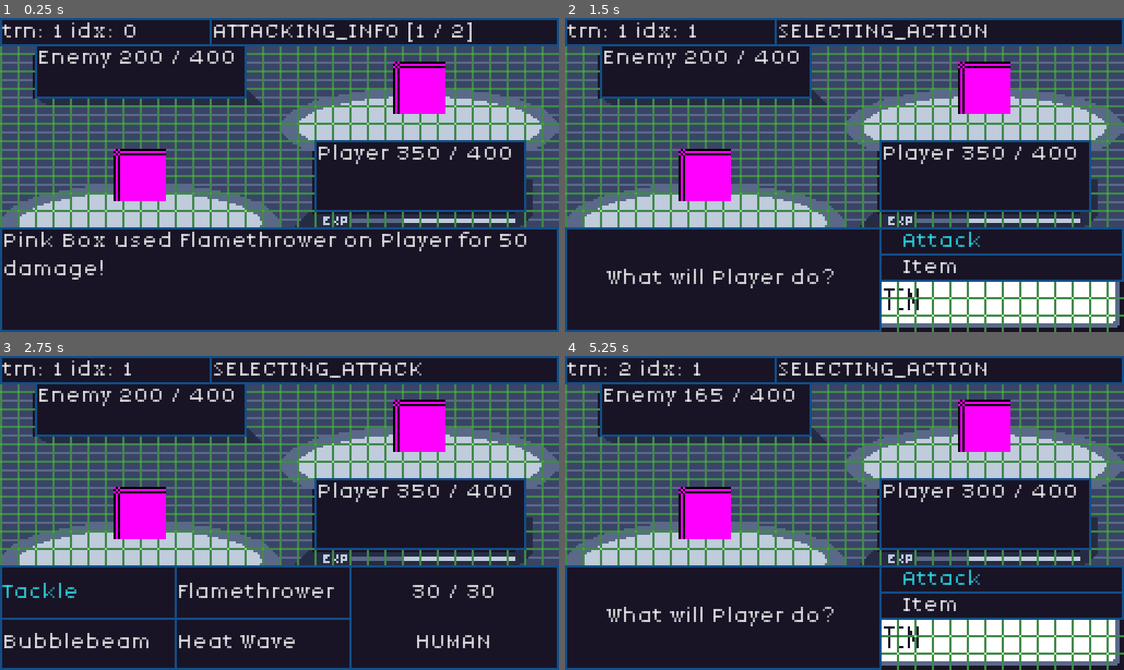
Above: before the commit, frames 1-4 (two rows, left to right).
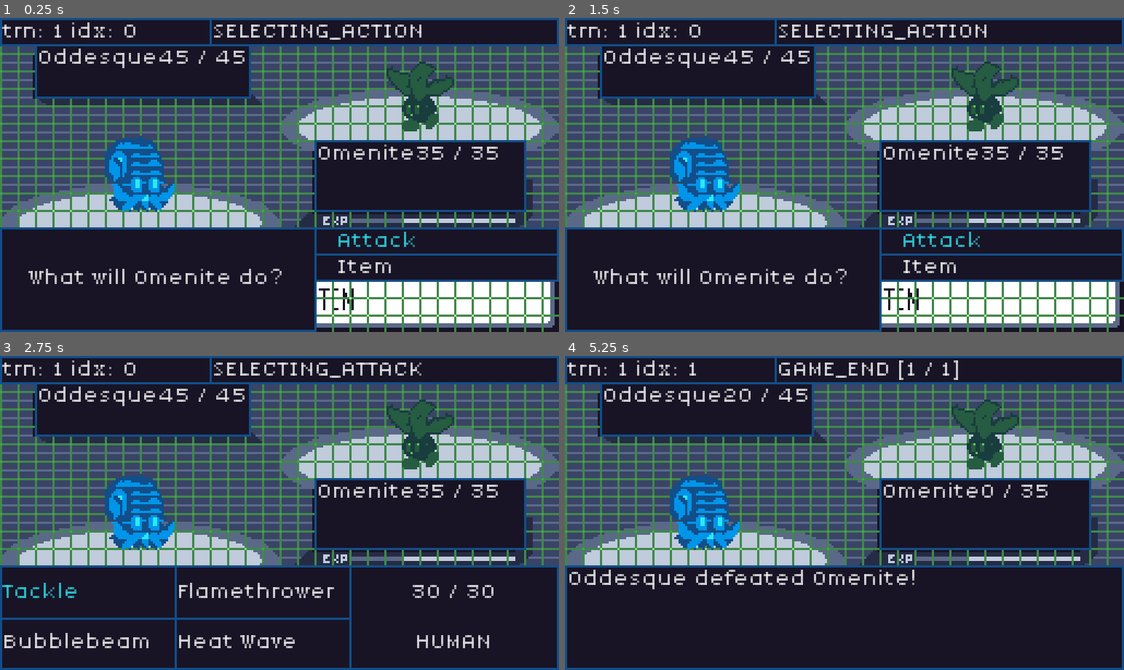
Above: after the commit, the same moments.

Repository: JakeTaussig/rpg-rougelike
Game: Godot game, scene res://scenes/battle.tscn
Same seed, same stepped clock (60 frames per second), same inputs: the game is played once before the commit and once after it.
Inputs (mouse positions are in pixels of both pictures, inside the frame that each line leads up to):
- Up to frame 1 (0.25 s): no input
- Up to frame 2 (1.5 s): click (844, 278) at 0.5 s, where only the run before the commit has a clickable "Continue"; click (844, 278) at 1.25 s, where only the run before the commit has a clickable "Continue"
- Up to frame 3 (2.75 s): click "Attack" at 2 s
- Up to frame 4 (5.25 s): click "Tackle" at 2.75 s; click "Continue" at 3.5 s; tap Enter at 4.25 s; move the mouse to (967, 497) at 4.27 s; tap Space at 5 s; move the mouse to (732, 528) at 5.02 s

The runs differ from the first frame. In frame 1, 16% of the frame differs, in the area x 0-100%, y 1-100%; in frame 2, 6.6%; in frame 3, 5.8%; in frame 4, 16%.

Commit message:
First pass: add support for unique monster types

Diff:
--- /dev/null
+++ b/assets/monsters/oddesque.tres
@@ -0,0 +1,19 @@
+[gd_resource type="Resource" script_class="Monster" load_steps=3 format=3 uid="uid://fyqnvw1yr5pb"]
+
+[ext_resource type="Script" uid="uid://cyqywjpbta4p8" path="res://scripts/monster.gd" id="1_iv4k7"]
+[ext_resource type="Texture2D" uid="uid://cqah3pvvxjf3e" path="res://assets/sprites/characters/oddesque.png" id="2_iv4k7"]
+
+[resource]
+script = ExtResource("1_iv4k7")
+character_name = "Oddesque"
+texture = ExtResource("2_iv4k7")
+max_hp = 45
+hp = 45
+atk = 50
+sp_atk = 75
+def = 55
+sp_def = 65
+speed = 30
+luck = 10
+type = 3
+metadata/_custom_type_script = "uid://cyqywjpbta4p8"
--- /dev/null
+++ b/assets/monsters/omenite.tres
@@ -0,0 +1,19 @@
+[gd_resource type="Resource" script_class="Monster" load_steps=3 format=3 uid="uid://ydoyf2k0u5xb"]
+
+[ext_resource type="Script" uid="uid://cyqywjpbta4p8" path="res://scripts/monster.gd" id="1_d47lb"]
+[ext_resource type="Texture2D" uid="uid://ccw3gkgcfoqh0" path="res://assets/sprites/characters/omenite.png" id="2_d47lb"]
+
+[resource]
+script = ExtResource("1_d47lb")
+character_name = "Omenite"
+texture = ExtResource("2_d47lb")
+max_hp = 35
+hp = 35
+atk = 40
+sp_atk = 90
+def = 100
+sp_def = 55
+speed = 35
+luck = 10
+type = 2
+metadata/_custom_type_script = "uid://cyqywjpbta4p8"
--- a/assets/themes/main.tres
+++ b/assets/themes/main.tres
@@ -23,6 +23,8 @@
 DisabledButton/colors/font_focus_color = Color(0.635294, 0.14902, 0.2, 1)
 DisabledButton/colors/font_hover_color = Color(0.635294, 0.14902, 0.2, 1)
 DisabledButton/colors/font_pressed_color = Color(0.635294, 0.14902, 0.2, 1)
+GrayTextLabel/base_type = &"NoBorderLabel"
+GrayTextLabel/colors/font_color = Color(0.352941, 0.411765, 0.533333, 1)
 Label/font_sizes/font_size = 9
 Label/fonts/font = ExtResource("1_pgokm")
 Label/styles/normal = ExtResource("3_6fsoa")
--- a/scenes/battle.tscn
+++ b/scenes/battle.tscn
@@ -6,14 +6,47 @@
 [ext_resource type="StyleBox" uid="uid://dwb68ajbfeqp0" path="res://assets/styles/normal_sbf.tres" id="4_lpir7"]
 [ext_resource type="PackedScene" uid="uid://dspy5d5yn1fxj" path="res://scenes/battle_participant.tscn" id="5_lpir7"]
 [ext_resource type="Script" uid="uid://cstx4ogvno1si" path="res://scripts/enemy.gd" id="6_6vh42"]
+[ext_resource type="Script" uid="uid://cyqywjpbta4p8" path="res://scripts/monster.gd" id="7_djc8l"]
 [ext_resource type="Script" uid="uid://brto6aw55bukl" path="res://scripts/states/AttackingInfo.gd" id="7_v7i3o"]
 [ext_resource type="Script" uid="uid://buy2ylv1t0vt0" path="res://scripts/states/EnemyAttack.gd" id="8_66ngm"]
+[ext_resource type="Texture2D" uid="uid://ccw3gkgcfoqh0" path="res://assets/sprites/characters/omenite.png" id="8_h4dll"]
 [ext_resource type="Script" uid="uid://bl3wtt7v3rtpm" path="res://scripts/states/SelectingAction.gd" id="9_03edq"]
+[ext_resource type="Texture2D" uid="uid://cqah3pvvxjf3e" path="res://assets/sprites/characters/oddesque.png" id="9_h4dll"]
 [ext_resource type="Script" uid="uid://dxrkm475i6ls6" path="res://scripts/states/SelectingAttack.gd" id="10_22uqi"]
 [ext_resource type="Script" uid="uid://cmikjgcwtvkyk" path="res://scripts/states/IncrementTurn.gd" id="12_03edq"]
 [ext_resource type="Script" uid="uid://bm0o2eovnfws7" path="res://scripts/states/Attack.gd" id="13_6ni85"]
 [ext_resource type="Script" uid="uid://sdwupuxudrjb" path="res://scripts/states/GameEnd.gd" id="13_22uqi"]
 
+[sub_resource type="Resource" id="Resource_ekamt"]
+script = ExtResource("7_djc8l")
+character_name = "Omenite"
+texture = ExtResource("8_h4dll")
+max_hp = 35
+hp = 35
+atk = 40
+sp_atk = 90
+def = 100
+sp_def = 55
+speed = 35
+luck = 10
+type = 2
+metadata/_custom_type_script = "uid://cyqywjpbta4p8"
+
+[sub_resource type="Resource" id="Resource_djc8l"]
+script = ExtResource("7_djc8l")
+character_name = "Oddesque"
+texture = ExtResource("9_h4dll")
+max_hp = 45
+hp = 45
+atk = 50
+sp_atk = 75
+def = 55
+sp_def = 65
+speed = 30
+luck = 10
+type = 3
+metadata/_custom_type_script = "uid://cyqywjpbta4p8"
+
 [node name="Battle" type="Node2D"]
 script = ExtResource("1_a12nh")
 
@@ -61,6 +94,7 @@
 
 [node name="BattleStatus" type="Label" parent="BottomBar"]
 unique_name_in_owner = true
+visible = false
 offset_top = 96.0
 offset_right = 255.0
 offset_bottom = 143.0
@@ -174,10 +208,9 @@
 [node name="Player" parent="." instance=ExtResource("5_lpir7")]
 unique_name_in_owner = true
 position = Vector2(64, 72)
-max_hp = 400
-hp = 400
-speed = 20
-type = 5
+texture = ExtResource("8_h4dll")
+flip_h = true
+monster = SubResource("Resource_ekamt")
 
 [node name="Enemies" type="Node2D" parent="."]
 unique_name_in_owner = true
@@ -187,10 +220,7 @@
 position = Vector2(192, 32)
 script = ExtResource("6_6vh42")
 ai_type = 2
-character_name = "Pink Box"
-max_hp = 400
-hp = 200
-type = 6
+monster = SubResource("Resource_djc8l")
 
 [node name="StateDisplay" type="Label" parent="."]
 unique_name_in_owner = true
--- a/scenes/battle_participant.tscn
+++ b/scenes/battle_participant.tscn
@@ -1,12 +1,26 @@
-[gd_scene load_steps=3 format=3 uid="uid://dspy5d5yn1fxj"]
+[gd_scene load_steps=6 format=3 uid="uid://dspy5d5yn1fxj"]
 
 [ext_resource type="Script" uid="uid://d0ejnncl5rkg0" path="res://scripts/battle_participant.gd" id="1_3vyb7"]
+[ext_resource type="Script" uid="uid://cyqywjpbta4p8" path="res://scripts/monster.gd" id="2_dmbjg"]
+[ext_resource type="Texture2D" uid="uid://cqah3pvvxjf3e" path="res://assets/sprites/characters/oddesque.png" id="3_07hmd"]
+[ext_resource type="Texture2D" uid="uid://ccw3gkgcfoqh0" path="res://assets/sprites/characters/omenite.png" id="4_07hmd"]
 
-[sub_resource type="PlaceholderTexture2D" id="PlaceholderTexture2D_3vyb7"]
-size = Vector2(24, 24)
+[sub_resource type="Resource" id="Resource_dmbjg"]
+script = ExtResource("2_dmbjg")
+character_name = "Omenite"
+texture = ExtResource("4_07hmd")
+max_hp = 100
+hp = 100
+atk = 20
+sp_atk = 20
+def = 20
+sp_def = 20
+speed = 30
+luck = 10
+type = 2
+metadata/_custom_type_script = "uid://cyqywjpbta4p8"
 
-[node name="BattleParticipant" type="Node2D"]
+[node name="BattleParticipant" type="Sprite2D"]
+texture = ExtResource("3_07hmd")
 script = ExtResource("1_3vyb7")
-
-[node name="Sprite2D" type="Sprite2D" parent="."]
-texture = SubResource("PlaceholderTexture2D_3vyb7")
+resource = SubResource("Resource_dmbjg")
--- a/scripts/battle.gd
+++ b/scripts/battle.gd
@@ -43,10 +43,10 @@
 
 	battle_participants.sort_custom(_sort_participants_by_speed)
 
-func _sort_participants_by_speed(a, b) -> bool:
-	if a.speed == b.speed:
+func _sort_participants_by_speed(a: BattleParticipant, b: BattleParticipant) -> bool:
+	if a.monster.speed == b.monster.speed:
 		return randf() < 0.5  # More readable than randi() % 2
-	return a.speed > b.speed
+	return a.monster.speed > b.monster.speed
 
 func transition_state_to(state_name: String, messages: Array = []):
 	if not %BattleStateMachine.has_node(state_name):
@@ -64,10 +64,10 @@
 
 func render_hp() -> void:
 	if enemies.size() > 0:
-		%EnemyPanel.text = "Enemy " + str(enemies[0].hp) + " / " + str(enemies[0].max_hp)
+		%EnemyPanel.text = enemies[0].monster.character_name + str(enemies[0].monster.hp) + " / " + str(enemies[0].monster.max_hp)
 	else:
 		%EnemyPanel.text = "Enemy ?"
-	%PlayerPanel.text = "Player " + str(%Player.hp) + " / " + str(%Player.max_hp)
+	%PlayerPanel.text = %Player.monster.character_name + str(%Player.monster.hp) + " / " + str(%Player.monster.max_hp)
 
 func _on_continue_button_pressed() -> void:
 	current_state.handle_continue()
--- a/scripts/battle_participant.gd
+++ b/scripts/battle_participant.gd
@@ -1,40 +1,31 @@
-extends Node2D
+@tool
+extends Sprite2D
 class_name BattleParticipant
 
-@export var character_name: String = "Player"
-@export var max_hp: int = 100:
-	set(new_health):
-		max_hp = max(1, new_health)
-@export var hp: int = 100:
-	set(new_health):
-		hp = max(0, new_health)
-@export var atk: int = 20:
-	set(new_atk):
-		atk = max(1, new_atk)
-@export var sp_atk: int = 20:
-	set(new_sp_atk):
-		sp_atk = max(1, new_sp_atk)
-@export var def: int = 20:
-	set(new_def):
-		def = max(1, new_def)
-@export var sp_def: int = 20:
-	set(new_sp_def):
-		sp_def = max(1, new_sp_def)
-@export var speed: int = 30:
-	set(new_speed):
-		speed = max(1, new_speed)
-@export var luck: int = 10:
-	set(new_luck):
-		luck = max(1, new_luck)
-@export var type: MovesList.Type = MovesList.Type.HUMAN
-var is_player = true
+@export var monster: Monster = preload("res://assets/monsters/omenite.tres"):
+	set(new_monster):
+		monster = new_monster
+		_render_battler()
+
+var is_player = true:
+	set(_is_player):
+		is_player = _is_player
+		_render_battler()
+
 var moves: Array[Move] = []
 var status_effect = MovesList.StatusEffect.NONE
 
+func _render_battler():
+	texture = monster.texture
+	flip_h = is_player
+
 # Called when the node enters the scene tree for the first time.
-func _ready() -> void:
-	for move in GameManager.moves_list.moves.slice(0, 4):
-		moves.append(move.copy())
+func _enter_tree() -> void:
+	monster = monster.duplicate()
+	_render_battler()
+	if not Engine.is_editor_hint():
+		for move in GameManager.moves_list.moves.slice(0, 4):
+			moves.append(move.copy())
 
 func use_move(index: int, target: BattleParticipant) -> Dictionary:
 	var move = moves[index]
@@ -57,21 +48,21 @@
 	return roll <= accuracy
 
 func increment_health(value: int) -> void:
-	hp += value
+	monster.hp += value
 
 func _attack(move: Move, target: BattleParticipant, is_physical: bool) -> int:
 	var power = move.base_power
 	var damage = 0
 	var effectiveness_modifier = get_move_effectiveness(move, target)
 	if is_physical:
-		power = power * atk
-		damage = power / target.def
+		power = power * monster.atk
+		damage = power / target.monster.def
 		damage *= effectiveness_modifier
 	else:
-		power = power * sp_atk
-		damage = power / target.sp_def
+		power = power * monster.sp_atk
+		damage = power / target.monster.sp_def
 		damage *= effectiveness_modifier
-	target.hp -= damage
+	target.monster.hp -= damage
 	return damage
 
 func _roll_and_apply_status_effect(move: Move, target: BattleParticipant):
@@ -82,13 +73,13 @@
 			target.status_effect = move.status_effect
 
 func get_move_effectiveness(move: Move,  defender: BattleParticipant) -> float:
-	var same_type_attack_bonus: float = 1.5 if self.type == move.type else 1.0
+	var same_type_attack_bonus: float = 1.5 if self.monster.type == move.type else 1.0
 	var base_modifier = get_effectiveness_modifier(move, defender)
 	return base_modifier * same_type_attack_bonus
 
 func get_effectiveness_modifier(move: Move, defender: BattleParticipant) -> float:
 	var atk_idx = MovesList.TYPES[move.type]
-	var def_idx = MovesList.TYPES[defender.type]
+	var def_idx = MovesList.TYPES[defender.monster.type]
 	var base_modifier = MovesList.TYPE_CHART[atk_idx][def_idx]
 	return base_modifier
 
--- a/scripts/enemy.gd
+++ b/scripts/enemy.gd
@@ -1,7 +1,11 @@
+@tool
 class_name Enemy extends BattleParticipant
 
 enum AI_TYPE { RANDOM, AGGRESSIVE, HIGH_EV }
 @export var ai_type: AI_TYPE = AI_TYPE.HIGH_EV
+
+func _ready():
+	is_player = false
 
 # Only called by enemy
 func select_move() -> int:
--- /dev/null
+++ b/scripts/monster.gd
@@ -0,0 +1,32 @@
+class_name Monster
+extends Resource
+
+@export var character_name: String = "Oddesque"
+@export var texture: CompressedTexture2D = preload("res://assets/sprites/characters/oddesque.png")
+
+@export var max_hp: int = 100:
+	set(new_health):
+		max_hp = max(1, new_health)
+@export var hp: int = 100:
+	set(new_health):
+		hp = max(0, new_health)
+@export var atk: int = 20:
+	set(new_atk):
+		atk = max(1, new_atk)
+@export var sp_atk: int = 20:
+	set(new_sp_atk):
+		sp_atk = max(1, new_sp_atk)
+@export var def: int = 20:
+	set(new_def):
+		def = max(1, new_def)
+@export var sp_def: int = 20:
+	set(new_sp_def):
+		sp_def = max(1, new_sp_def)
+@export var speed: int = 30:
+	set(new_speed):
+		speed = max(1, new_speed)
+@export var luck: int = 10:
+	set(new_luck):
+		luck = max(1, new_luck)
+
+@export var type: MovesList.Type
--- a/scripts/states/Attack.gd
+++ b/scripts/states/Attack.gd
@@ -30,7 +30,7 @@
 		messages.append("%s missed %s!" % [attacker.character_name, used_move_name])
 	elif damage > 0:
 		var effectiveness_multiplier: float = attacker.get_effectiveness_modifier(used_move, target)
-		messages.append("%s used %s on %s for %d damage!" % [attacker.character_name, used_move_name, target.character_name, damage])
+		messages.append("%s used %s on %s for %d damage!" % [attacker.monster.character_name, used_move_name, target.monster.character_name, damage])
 
 		if effectiveness_multiplier > 1.0:
 			messages.append("%s was super effective!" % used_move_name)
@@ -41,7 +41,7 @@
 	# This should only be status effects for now
 	else:
 		var status_effect_string = String(MovesList.StatusEffect.find_key(target.status_effect)).to_lower()
-		messages.append("%s used %s and applied %s on %s!" % [attacker.character_name, used_move_name, status_effect_string, target.character_name])
+		messages.append("%s used %s and applied %s on %s!" % [attacker.monster.character_name, used_move_name, status_effect_string, target.monster.character_name])
 	return messages
 
 # Inner class. Used to pass data to `AttackState.enter`
--- a/scripts/states/EnemyAttack.gd
+++ b/scripts/states/EnemyAttack.gd
@@ -12,4 +12,4 @@
 			battle.STATE_ATTACK,
 			[attackCommand])
 	else:
-		battle.transition_state_to(battle.STATE_ATTACKING_INFO, ["%s can't attack" % enemy.character_name])
+		battle.transition_state_to(battle.STATE_ATTACKING_INFO, ["%s can't attack" % enemy.monster.character_name])
--- a/scripts/states/GameEnd.gd
+++ b/scripts/states/GameEnd.gd
@@ -5,10 +5,10 @@
 	var enemy = battle.enemies[0]
 
 	var message = ""
-	if enemy.hp <= 0:
-		message = "%s defeated %s!" % [player.character_name, enemy.character_name]
-	if player.hp <= 0:
-		message = "%s defeated %s!" % [enemy.character_name, player.character_name]
+	if enemy.monster.hp <= 0:
+		message = "%s defeated %s!" % [player.monster.character_name, enemy.monster.character_name]
+	if player.monster.hp <= 0:
+		message = "%s defeated %s!" % [enemy.monster.character_name, player.monster.character_name]
 
 	super.enter([message])
 
--- a/scripts/states/IncrementTurn.gd
+++ b/scripts/states/IncrementTurn.gd
@@ -20,7 +20,7 @@
 		battle.transition_state_to(battle.STATE_ENEMY_ATTACK)
 
 func _is_battle_over() -> bool:
-	return battle.enemies[0].hp <= 0 || battle.get_node("%Player").hp <= 0
+	return battle.enemies[0].monster.hp <= 0 || battle.get_node("%Player").monster.hp <= 0
 
 func _log_turn_info():
 	print("---------------------------")
--- a/scripts/states/SelectingAction.gd
+++ b/scripts/states/SelectingAction.gd
@@ -6,7 +6,7 @@
 	%Action.get_child(0).grab_focus()
 
 	if messages.size() == 0:
-		%PlayerPrompt.text = "What will %s do?" % %Player.character_name
+		%PlayerPrompt.text = "What will %s do?" % %Player.monster.character_name
 	else:
 		%PlayerPrompt.text = messages[0]
 
Binary file added: assets/sprites/characters/oddesque.aseprite
Binary file added: assets/sprites/characters/oddesque.png
Not shown, added: assets/sprites/characters/oddesque.png.import
Binary file added: assets/sprites/characters/oddish.aseprite
Binary file added: assets/sprites/characters/omenite.aseprite
Binary file added: assets/sprites/characters/omenite.png
Not shown, added: assets/sprites/characters/omenite.png.import
Not shown: 1 places in scenes/battle.tscn that only renumber resources
Not shown, added: scripts/monster.gd.uid
